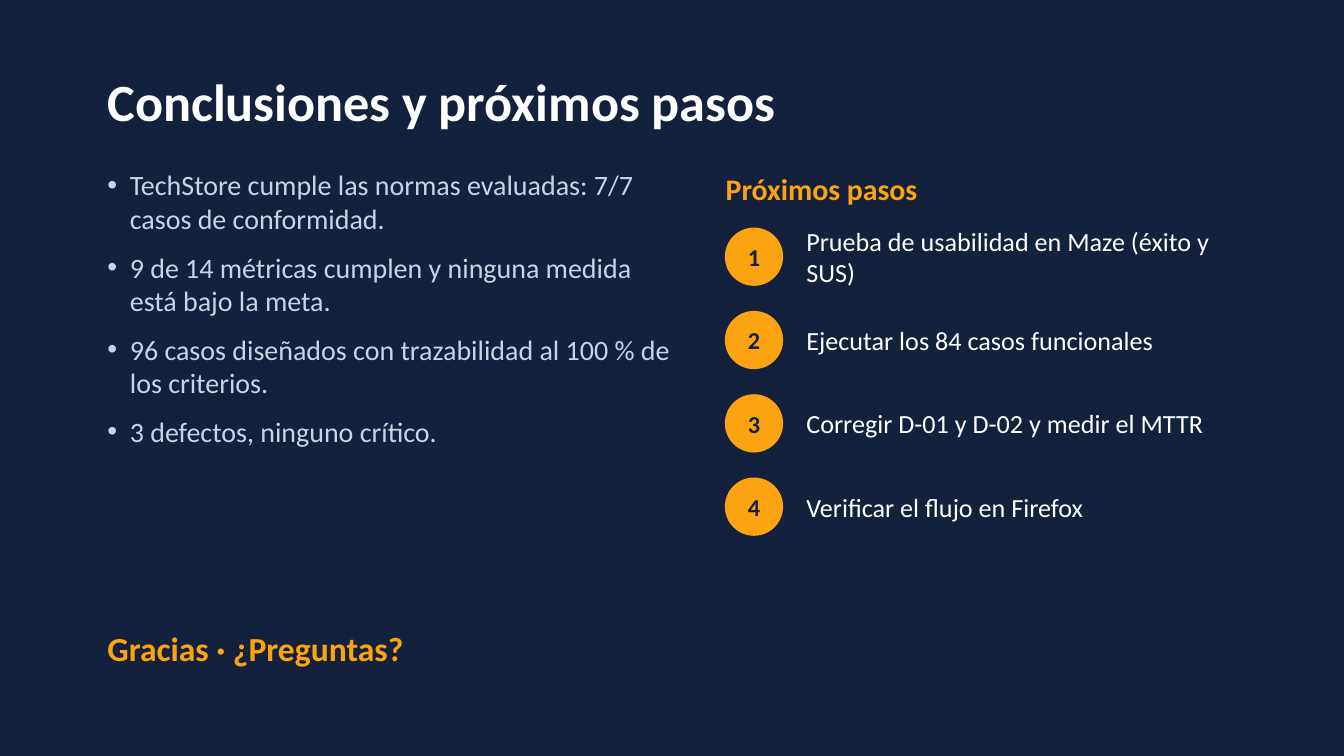
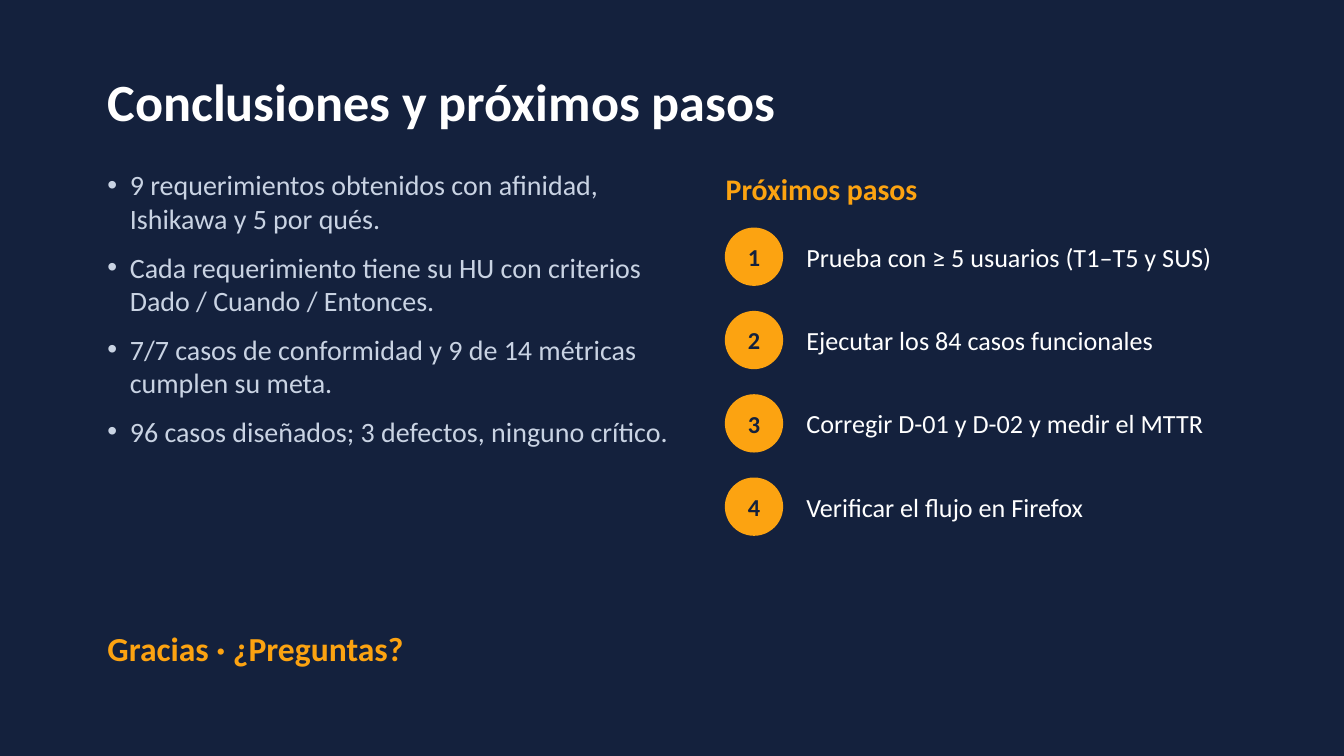
Before and after one commit to diegoaaron/calidadProyecto, a slide deck: slide 35 of docs/Presentacion_Pruebas_Calidad_Conformidad.pptx (slide 20 before the commit). Drawn at 1344x756 pixels with LibreOffice and Linux fonts; fonts in the diff are those of the drawing. Boxes give left, top, right and bottom in pixels: in the first picture for what was removed or moved away, otherwise in the second. Text is boxed around its words. In the diff, an @@ line names an element or a change of style, - is before the commit and + after.

Commit message:
Herramienta propia de usabilidad en lugar de Maze en los documentos
- Esquema, Plan de Pruebas, Plan de Calidad, Informe de HU y presentación
  del esquema: las menciones a Maze pasan a la herramienta propia
  (usabilidad.html).
- Nuevo documento de análisis de requerimientos, HU y resumen de planes.
- Presentación ampliada a 35 diapositivas.
- referencias/ excluida de git.

```diff
--- a/docs/Presentacion_Pruebas_Calidad_Conformidad.pptx
+++ b/docs/Presentacion_Pruebas_Calidad_Conformidad.pptx
@@ text at (x1=130, y1=175, x2=668, y2=447): text changed @@
-• TechStore cumple las normas evaluadas: 7/7 casos de conformidad.
-• 9 de 14 métricas cumplen y ninguna medida está bajo la meta.
-• 96 casos diseñados con trazabilidad al 100 % de los criterios.
-• 3 defectos, ninguno crítico.
+• 9 requerimientos obtenidos con afinidad, Ishikawa y 5 por qués.
+• Cada requerimiento tiene su HU con criterios Dado / Cuando / Entonces.
+• 7/7 casos de conformidad y 9 de 14 métricas cumplen su meta.
+• 96 casos diseñados; 3 defectos, ninguno crítico.
@@ text at (x1=806, y1=248, x2=1211, y2=272): text changed @@
-Prueba de usabilidad en Maze (éxito y SUS)
+Prueba con ≥ 5 usuarios (T1–T5 y SUS)
```
Also in this commit, not shown: 17 other slides changed, 15 slides added, 8 other files.
